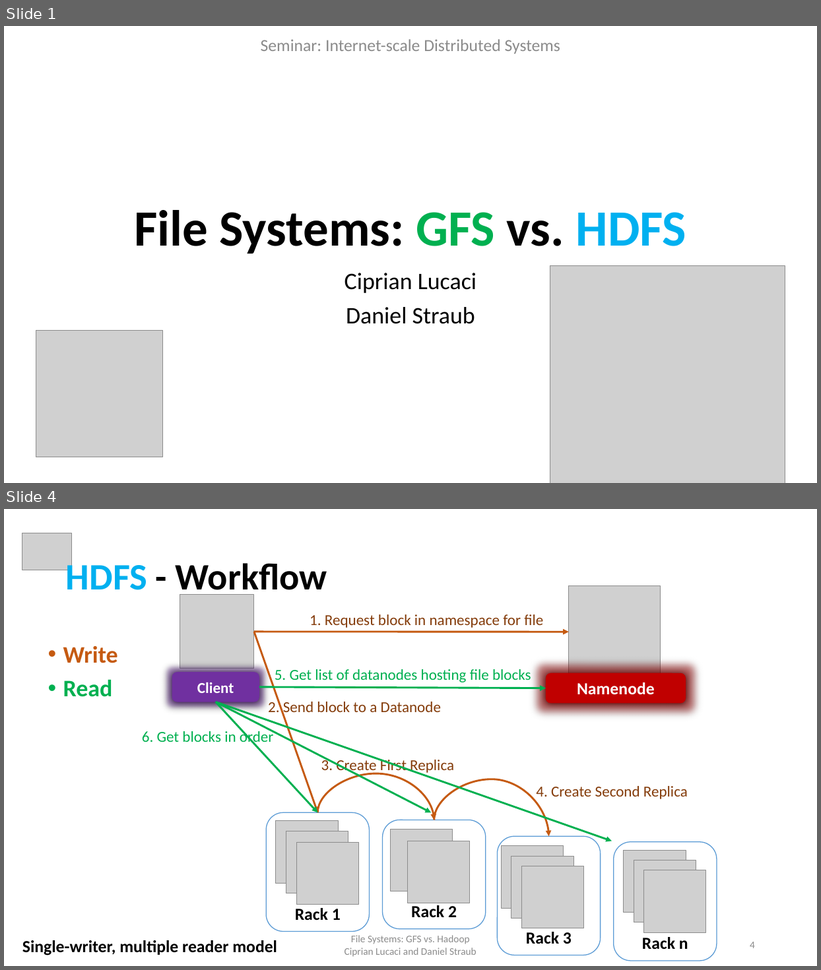
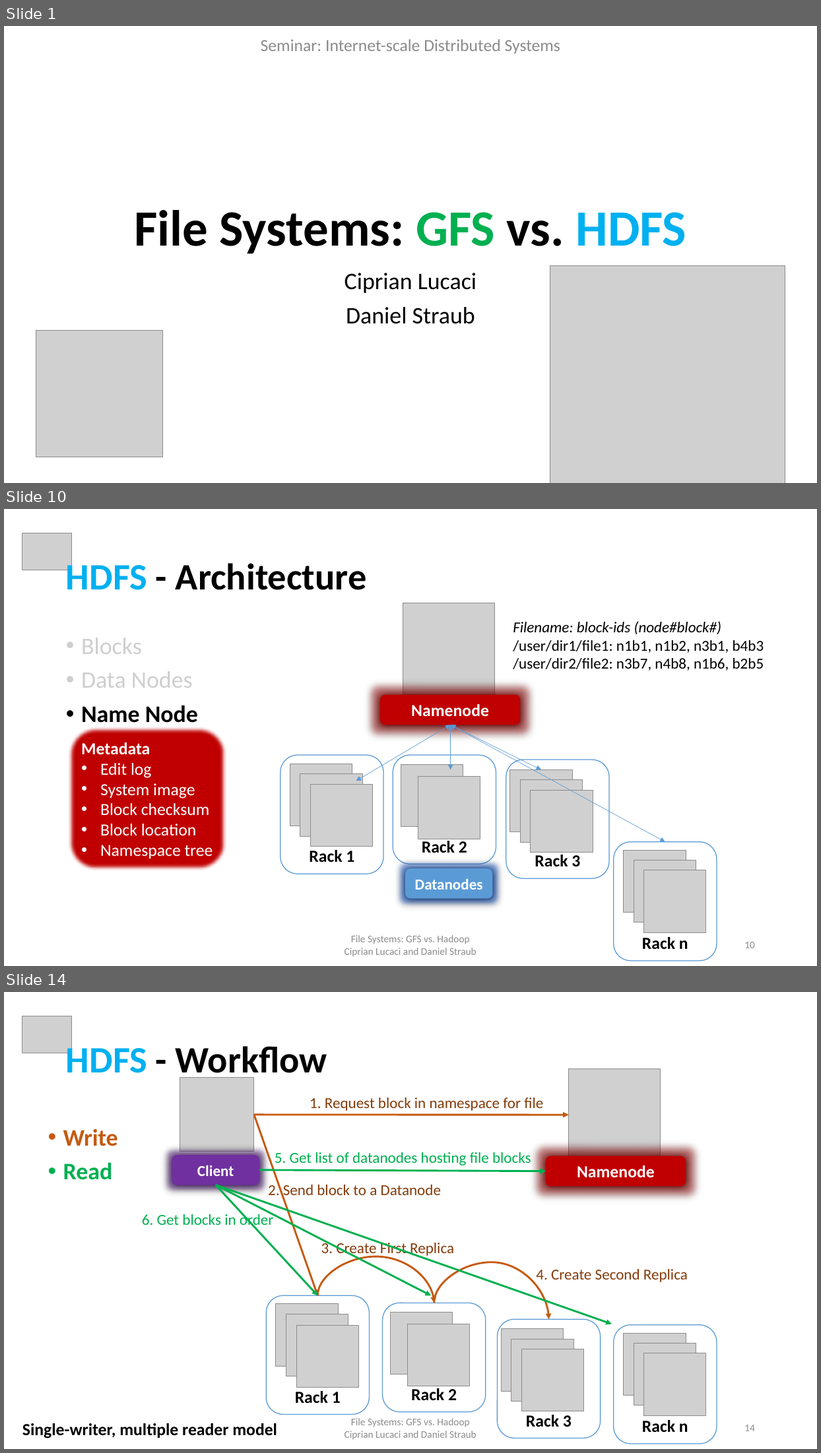
Before and after one commit to cipri7329/ss15-seminar, a slide deck: Presentation/DistributedFileSystems.pptx. Shown one above the other, each under a label of ours: slides 1 and 4 before the commit, slides 1, 10 and 14 after it; the slides between them are not shown. The pictures are 821x970 and 821x1453 pixels, drawn with LibreOffice and Linux fonts; fonts in the diff are those of the drawing; grey boxes stand for pictures; background and template pictures are left out. Boxes give left, top, right and bottom in pixels: in the first picture for what was removed or moved away, otherwise in the second. Text is boxed around its words. In the diff, an @@ line names an element or a change of style, - is before the commit and + after.

Commit message:
Finished GFS slides. Merged GFS and HDFS. Started with similarities.

```diff
--- a/Presentation/DistributedFileSystems.pptx
+++ b/Presentation/DistributedFileSystems.pptx
@@ slide 10 added at bbox=[4, 509, 817, 966], background #FFFFFF @@
@@ picture added at bbox=[22, 533, 71, 570] @@
@@ title added at bbox=[66, 558, 367, 590], 44 pt, text #000000, bold @@
+HDFS - Architecture
@@ text added at bbox=[513, 621, 764, 671], 18 pt, text #000000 @@
+Filename: block-ids (node#block#)
+/user/dir1/file1: n1b1, n1b2, n3b1, b4b3
+/user/dir2/file2: n3b7, n4b8, n1b6, b2b5
@@ text added at bbox=[81, 638, 198, 723], 28 pt, text #D0CECE @@
+• Blocks
+• Data Nodes
+• Name Node
@@ group added at bbox=[281, 603, 717, 961]: 12 pictures, 5 rounded rectangles, 4 double arrows @@
+Rack n
+Rack 3
+Rack 2
+Rack 1
+Namenode
@@ rounded rectangle added at bbox=[69, 727, 226, 871], fill #C00000, outline #43739E 1 pt, 20 pt, text #FFFFFF @@
+Metadata
+• Edit log
+• System image
+• Block checksum
+• Block location
+• Namespace tree
@@ rounded rectangle added at bbox=[405, 869, 492, 899], fill #5B9BD5, 18 pt, text #FFFFFF, bold @@
+Datanodes
@@ text added at bbox=[345, 935, 477, 956], 12 pt, text #8C8C8C @@
+File Systems: GFS vs. Hadoop
+Ciprian Lucaci and Daniel Straub
@@ page number added at bbox=[745, 942, 755, 949], 12 pt, text #8C8C8C @@
+10
@@ what was slide 4 is now slide 14 @@
@@ page number at bbox=[745, 1425, 755, 1432]: text changed @@
-4
+14
```
Also in this commit, not shown: 8 slides changed, 9 other slides added, 2 other files.
